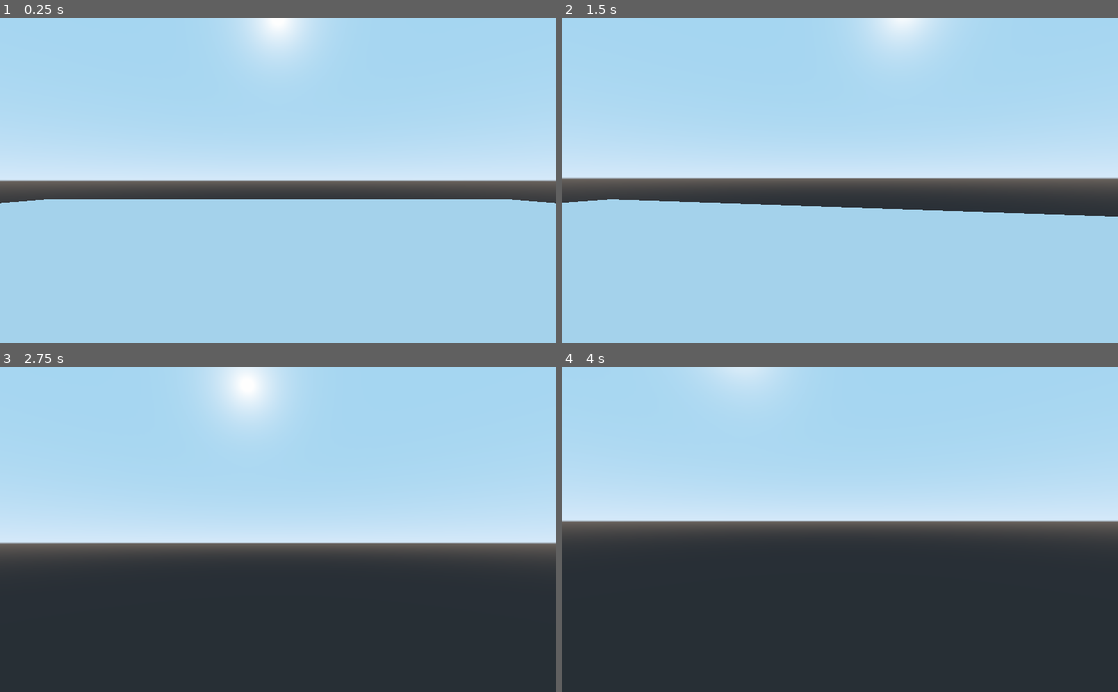
Above: before the commit, frames 1-4 (two rows, left to right).
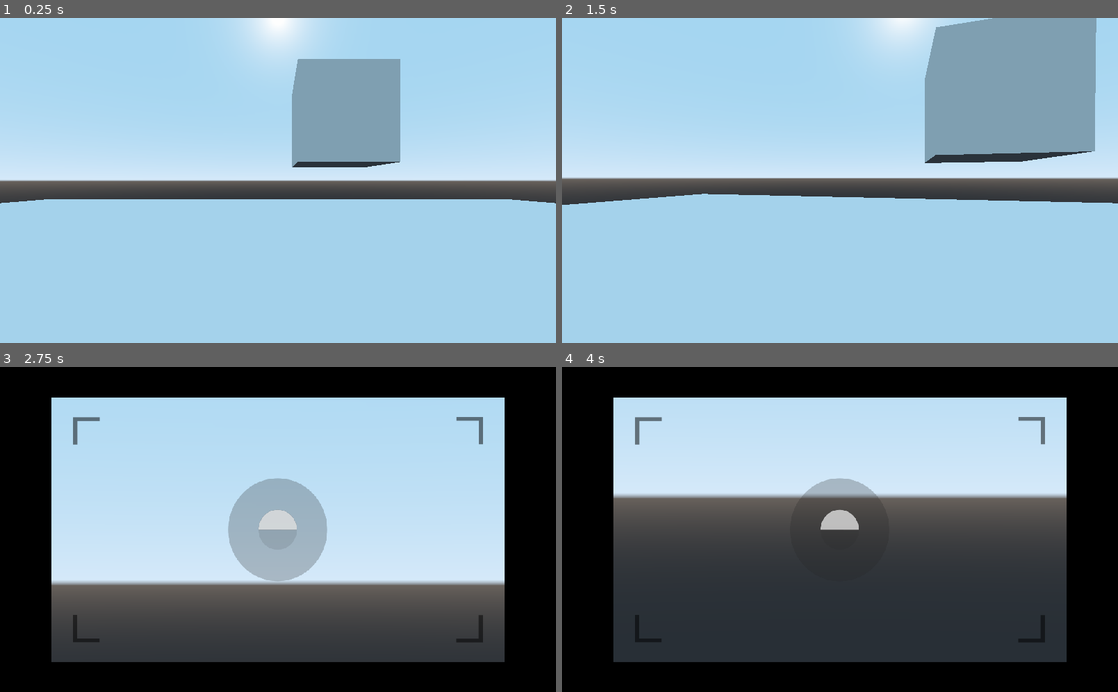
Above: after the commit, the same moments.

Repository: ronman234/YourInTheDark-OrSomethingLikeThat
Game: Godot game, scene res://scenes/sandbox.tscn
Two runs of this game, one before a commit and one after it. Both use one fixed random seed, a clock stepped at 60 frames per second and the inputs below.
Inputs (mouse positions are in pixels of both pictures, inside the frame that each line leads up to):
- Up to frame 1 (0.25 s): no input
- Up to frame 2 (1.5 s): tap Enter at 0.5 s; move the mouse to (867, 180) at 0.52 s; hold Right mouse button (zoom, bound only after the commit) 0.53-1.28 s; hold W (move_fwd) from 0.53 s (still down); move the mouse to (812, 180) at 1.27 s; right-click (812, 180) at 1.35 s
- Up to frame 3 (2.75 s): keep holding W (move_fwd); move the mouse to (289, 523) at 2.02 s; hold Right mouse button (zoom, bound only after the commit) from 2.03 s (still down)
- Up to frame 4 (4 s): keep holding W (move_fwd); move the mouse to (834, 536) at 2.77 s; release Right mouse button (zoom, bound only after the commit) at 2.78 s; right-click (834, 536) at 2.85 s; move the mouse to (878, 532) at 3.52 s; hold Right mouse button (zoom, bound only after the commit) from 3.53 s (still down)

The runs differ from the first frame. In frame 1, 6.4% of the frame differs, in the area x 52-72%, y 12-46%; in frame 2, 16%; in frame 3, 58%; in frame 4, 58%, in the area x 0-100%, y 0-100%.

Commit message:
Added the Camera zoom and UI

Diff:
--- a/You're In The Dark/player/FPSController.gd
+++ b/You're In The Dark/player/FPSController.gd
@@ -5,19 +5,34 @@
 export var gravity : float = -0.98
 export var jump_power : float = 30
 export var mouse_sensitivity : float = 0.3
+export var default_fov := 70
+export var zoom_fov := 20
+
+var is_zooming : bool = false
 
 onready var head : Spatial = $Head
 onready var camera : Camera = $Head/Camera
+onready var camera_lense := $Lense
 
 var velocity : Vector3 = Vector3()
 var camera_x_rotation : float = 0
 
 func _ready() -> void:
 	Input.set_mouse_mode(Input.MOUSE_MODE_CAPTURED)
+	camera_lense.visible = false
 
-func _process(_delta) -> void:
+func _process(delta) -> void:
 	if Input.is_action_pressed("ui_cancel"):
 		Input.set_mouse_mode(Input.MOUSE_MODE_VISIBLE)
+
+	if Input.is_action_pressed("zoom"):
+		is_zooming = true
+		camera.fov = zoom_fov
+		camera_lense.visible = true
+	elif Input.is_action_just_released("zoom"):
+		is_zooming = false
+		camera.fov = default_fov
+		camera_lense.visible = false
 
 func _input(event) -> void:
 	if event is InputEventMouseMotion:
@@ -31,15 +46,16 @@
 	var direction : Vector3 = Vector3()
 	var head_basis := head.get_global_transform().basis
 
-	if Input.is_action_pressed("move_fwd"):
-		direction -= head_basis.z
-	elif Input.is_action_pressed("move_back"):
-		direction += head_basis.z
+	if !is_zooming:
+		if Input.is_action_pressed("move_fwd"):
+			direction -= head_basis.z
+		elif Input.is_action_pressed("move_back"):
+			direction += head_basis.z
 
-	if Input.is_action_pressed("move_left"):
-		direction -= head_basis.x
-	elif Input.is_action_pressed("move_right"):
-		direction += head_basis.x
+		if Input.is_action_pressed("move_left"):
+			direction -= head_basis.x
+		elif Input.is_action_pressed("move_right"):
+			direction += head_basis.x
 
 	direction.y = 0
 	direction = direction.normalized()
--- a/You're In The Dark/player/player.tscn
+++ b/You're In The Dark/player/player.tscn
@@ -1,6 +1,7 @@
-[gd_scene load_steps=4 format=2]
+[gd_scene load_steps=5 format=2]
 
 [ext_resource path="res://player/FPSController.gd" type="Script" id=1]
+[ext_resource path="res://assets/camera_viewport.png" type="Texture" id=2]
 
 [sub_resource type="CapsuleMesh" id=1]
 radius = 0.5
@@ -16,9 +17,6 @@
 [node name="Camera" type="Camera" parent="Head"]
 transform = Transform( 1, 0, 0, 0, 1, 0, 0, 0, 1, 0, 0.631915, -0.0987365 )
 
-[node name="Hand" type="Spatial" parent="Head/Camera"]
-transform = Transform( 1, 0, 0, 0, 1, 0, 0, 0, 1, 0.477259, -0.261368, -0.727794 )
-
 [node name="MeshInstance" type="MeshInstance" parent="."]
 transform = Transform( 1, 0, 0, 0, -4.37114e-08, -1, 0, 1, -4.37114e-08, 0, 0, 0 )
 mesh = SubResource( 1 )
@@ -26,3 +24,18 @@
 [node name="CollisionShape" type="CollisionShape" parent="."]
 transform = Transform( 1, 0, 0, 0, -4.37114e-08, -1, 0, 1, -4.37114e-08, 0, 0, 0 )
 shape = SubResource( 2 )
+
+[node name="Lense" type="ViewportContainer" parent="."]
+anchor_right = 1.0
+anchor_bottom = 1.0
+
+[node name="Viewport" type="Viewport" parent="Lense"]
+size = Vector2( 1024, 600 )
+transparent_bg = true
+handle_input_locally = false
+render_target_update_mode = 3
+
+[node name="CameraViewport" type="Sprite" parent="Lense/Viewport"]
+position = Vector2( 512, 300.5 )
+scale = Vector2( 0.534375, 0.556481 )
+texture = ExtResource( 2 )
--- a/You're In The Dark/project.godot
+++ b/You're In The Dark/project.godot
@@ -40,6 +40,16 @@
 "events": [ Object(InputEventKey,"resource_local_to_scene":false,"resource_name":"","device":0,"alt":false,"shift":false,"control":false,"meta":false,"command":false,"pressed":false,"scancode":0,"physical_scancode":68,"unicode":0,"echo":false,"script":null)
  ]
 }
+zoom={
+"deadzone": 0.5,
+"events": [ Object(InputEventMouseButton,"resource_local_to_scene":false,"resource_name":"","device":0,"alt":false,"shift":false,"control":false,"meta":false,"command":false,"button_mask":0,"position":Vector2( 0, 0 ),"global_position":Vector2( 0, 0 ),"factor":1.0,"button_index":2,"pressed":false,"doubleclick":false,"script":null)
+ ]
+}
+interact={
+"deadzone": 0.5,
+"events": [ Object(InputEventMouseButton,"resource_local_to_scene":false,"resource_name":"","device":0,"alt":false,"shift":false,"control":false,"meta":false,"command":false,"button_mask":0,"position":Vector2( 0, 0 ),"global_position":Vector2( 0, 0 ),"factor":1.0,"button_index":1,"pressed":false,"doubleclick":false,"script":null)
+ ]
+}
 
 [physics]
 
--- a/You're In The Dark/scenes/sandbox.tscn
+++ b/You're In The Dark/scenes/sandbox.tscn
@@ -13,6 +13,7 @@
 
 [node name="MeshInstance" type="MeshInstance" parent="Floor"]
 transform = Transform( 20, 0, 0, 0, 1, 0, 0, 0, 20, 0, 0, 0 )
+layers = 495
 mesh = SubResource( 1 )
 
 [node name="CollisionShape" type="CollisionShape" parent="Floor"]
@@ -21,3 +22,6 @@
 
 [node name="Player" parent="." instance=ExtResource( 1 )]
 transform = Transform( 1, 0, 0, 0, 1, 0, 0, 0, 1, 0, 1.21835, 0 )
+
+[node name="CSGBox" type="CSGBox" parent="."]
+transform = Transform( 1, 0, 0, 0, 1, 0, 0, 0, 1, 1.38628, 2.9947, -5.61806 )
Binary file added: You're In The Dark/assets/camera_viewport.png
Not shown, added: You're In The Dark/assets/camera_viewport.png.import
